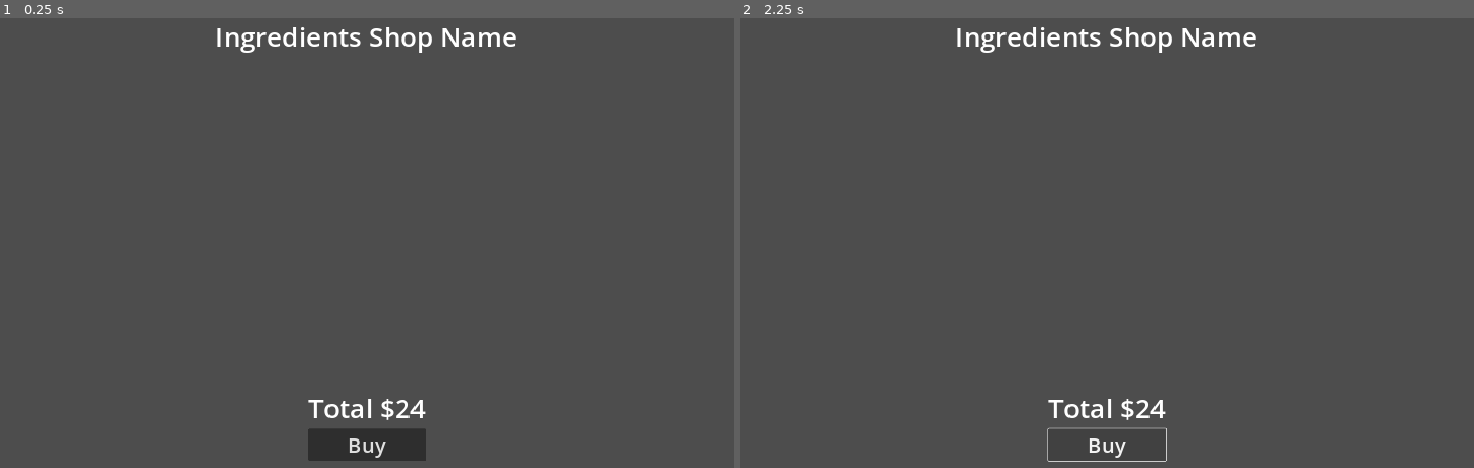
Above: before the commit, frames 1-2 (left to right).
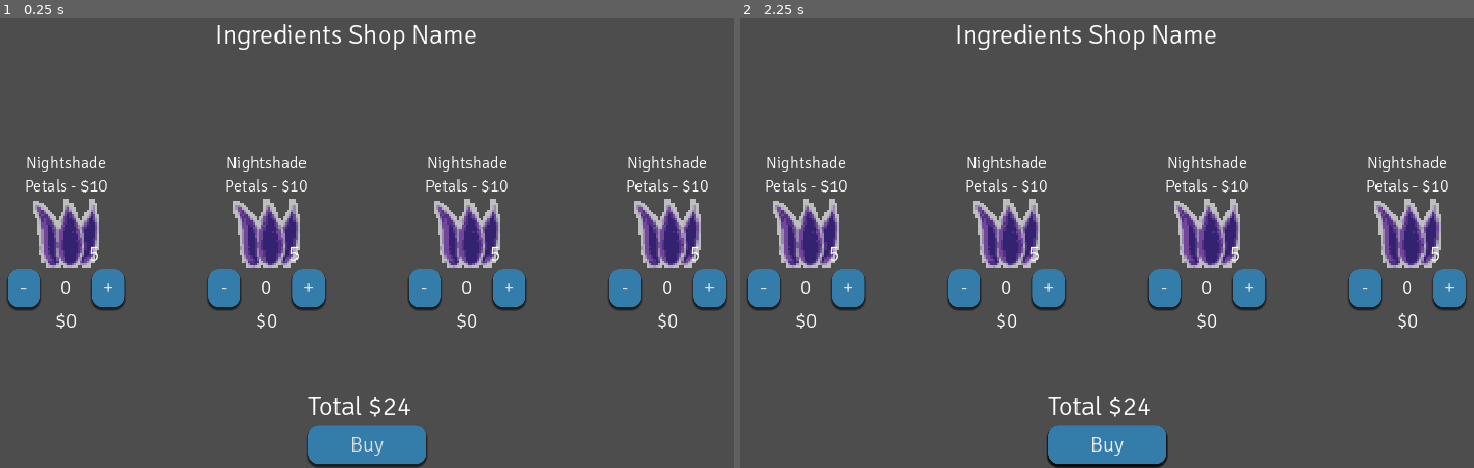
Above: after the commit, the same moments.

Repository: HuskyGameDev/2024s-team3
Game: Godot game, scene res://Scenes/Screens/NightShop/NightShop.tscn
Same seed, same stepped clock (60 frames per second), same inputs: the game is played once before the commit and once after it. This scene is started directly instead of the project's main scene.
Inputs (mouse positions are in pixels of both pictures, inside the frame that each line leads up to):
- Up to frame 1 (0.25 s): no input
- Up to frame 2 (2.25 s): click (762, 288) at 0.5 s, where only the run after the commit has a clickable "-"; click (850, 288) at 1.25 s, where only the run after the commit has a clickable "+"; click "Buy" at 2 s

The runs differ from the first frame. In frame 1, 11% of the frame differs, in the area x 0-100%, y 1-100%; in frame 2, 11%.

Commit message:
ingredient child scene setup

Diff:
--- a/Assets/Themes/NightMenuTheme.tres
+++ b/Assets/Themes/NightMenuTheme.tres
@@ -35,6 +35,9 @@
 shadow_size = 5
 shadow_offset = Vector2(0, 5)
 
+[sub_resource type="StyleBoxFlat" id="StyleBoxFlat_7vu7k"]
+bg_color = Color(0.6, 0.6, 0.6, 0)
+
 [resource]
 Button/fonts/font = ExtResource("1_bhdm5")
 Button/styles/focus = SubResource("StyleBoxFlat_fui6b")
@@ -42,3 +45,4 @@
 Button/styles/normal = SubResource("StyleBoxFlat_fui6b")
 Button/styles/pressed = SubResource("StyleBoxFlat_h1blo")
 Label/fonts/font = ExtResource("1_bhdm5")
+PanelContainer/styles/panel = SubResource("StyleBoxFlat_7vu7k")
--- a/Scenes/Screens/NightShop/NightShop.tscn
+++ b/Scenes/Screens/NightShop/NightShop.tscn
@@ -1,6 +1,7 @@
-[gd_scene load_steps=2 format=3 uid="uid://d2j3rg4f5xnau"]
+[gd_scene load_steps=3 format=3 uid="uid://d2j3rg4f5xnau"]
 
 [ext_resource type="Script" path="res://Scripts/nightShop.gd" id="1_0wg31"]
+[ext_resource type="Theme" uid="uid://c4l3g5vcxwkhn" path="res://Assets/Themes/NightMenuTheme.tres" id="1_lylop"]
 
 [node name="NightShop" type="Control"]
 layout_mode = 3
@@ -9,6 +10,7 @@
 anchor_bottom = 1.0
 grow_horizontal = 2
 grow_vertical = 2
+theme = ExtResource("1_lylop")
 script = ExtResource("1_0wg31")
 
 [node name="ShopNameLabel" type="Label" parent="."]
@@ -45,3 +47,15 @@
 layout_mode = 2
 theme_override_font_sizes/font_size = 50
 text = "Buy"
+
+[node name="OfferingsHBox" type="HBoxContainer" parent="."]
+layout_mode = 1
+anchors_preset = 14
+anchor_top = 0.5
+anchor_right = 1.0
+anchor_bottom = 0.5
+offset_top = -217.0
+offset_bottom = 217.0
+grow_horizontal = 2
+grow_vertical = 2
+alignment = 1
--- a/Scenes/Screens/NightShop/NightShopIngredient.tscn
+++ b/Scenes/Screens/NightShop/NightShopIngredient.tscn
@@ -1,53 +1,73 @@
-[gd_scene load_steps=2 format=3 uid="uid://dri47pkc6vp4w"]
+[gd_scene load_steps=4 format=3 uid="uid://dri47pkc6vp4w"]
 
-[ext_resource type="Texture2D" uid="uid://cpiu2shqy8d6l" path="res://Assets/Sprites/Ingredient Default.png" id="1_wskf1"]
+[ext_resource type="Theme" uid="uid://c4l3g5vcxwkhn" path="res://Assets/Themes/NightMenuTheme.tres" id="1_egalq"]
+[ext_resource type="Texture2D" uid="uid://bgr0j54ert0ee" path="res://Assets/Sprites/Ingredients/pine_resin.png" id="2_o2tt0"]
+[ext_resource type="Script" path="res://Scripts/nightShopIngredient.gd" id="2_xan1k"]
 
-[node name="NightShopIngredient" type="Control"]
-layout_mode = 3
-anchors_preset = 15
-anchor_right = 1.0
-anchor_bottom = 1.0
-grow_horizontal = 2
-grow_vertical = 2
+[node name="NightShopIngredient" type="VBoxContainer"]
+custom_minimum_size = Vector2(280, 0)
+offset_right = 290.0
+offset_bottom = 431.0
+size_flags_horizontal = 6
+size_flags_vertical = 6
+theme = ExtResource("1_egalq")
+alignment = 1
+script = ExtResource("2_xan1k")
 
-[node name="VBoxContainer" type="VBoxContainer" parent="."]
-layout_mode = 0
-offset_right = 40.0
-offset_bottom = 40.0
+[node name="NameLabel" type="Label" parent="."]
+layout_mode = 2
+theme_override_font_sizes/font_size = 40
+text = "Sunflower Seeds - $3"
+horizontal_alignment = 1
+autowrap_mode = 3
 
-[node name="NameLabel" type="Label" parent="VBoxContainer"]
+[node name="ImageMargin" type="MarginContainer" parent="."]
 layout_mode = 2
-text = "Sunflower Seeds - $3"
+theme_override_constants/margin_left = 60
+theme_override_constants/margin_right = 60
 
-[node name="TextureRect" type="TextureRect" parent="VBoxContainer"]
+[node name="ImageContainer" type="PanelContainer" parent="ImageMargin"]
 layout_mode = 2
-texture = ExtResource("1_wskf1")
+
+[node name="TextureRect" type="TextureRect" parent="ImageMargin/ImageContainer"]
+layout_mode = 2
+texture = ExtResource("2_o2tt0")
 expand_mode = 5
-stretch_mode = 6
+stretch_mode = 5
 
-[node name="AmountForSaleLabel" type="Label" parent="VBoxContainer"]
+[node name="AmountForSaleLabel" type="Label" parent="ImageMargin/ImageContainer"]
 layout_mode = 2
 size_flags_horizontal = 8
+size_flags_vertical = 8
+theme_override_font_sizes/font_size = 48
 text = "5"
 horizontal_alignment = 2
 
-[node name="AmountHBox" type="HBoxContainer" parent="VBoxContainer"]
+[node name="AmountHBox" type="HBoxContainer" parent="."]
+layout_mode = 2
+
+[node name="DecreaseButton" type="Button" parent="AmountHBox"]
+layout_mode = 2
+size_flags_horizontal = 3
+theme_override_font_sizes/font_size = 48
+text = "-"
+
+[node name="QuantityLabel" type="Label" parent="AmountHBox"]
+layout_mode = 2
+size_flags_horizontal = 3
+size_flags_stretch_ratio = 1.5
+theme_override_font_sizes/font_size = 48
+text = "0"
+horizontal_alignment = 1
+
+[node name="IncreaseButton" type="Button" parent="AmountHBox"]
+layout_mode = 2
+size_flags_horizontal = 3
+theme_override_font_sizes/font_size = 48
+text = "+"
+
+[node name="TotalCostLabel" type="Label" parent="."]
 layout_mode = 2
 size_flags_horizontal = 4
-
-[node name="DecreaseButton" type="Button" parent="VBoxContainer/AmountHBox"]
-layout_mode = 2
-text = "-"
-
-[node name="QuantityLabel" type="Label" parent="VBoxContainer/AmountHBox"]
-layout_mode = 2
-text = "0"
-
-[node name="IncreaseButton" type="Button" parent="VBoxContainer/AmountHBox"]
-layout_mode = 2
-text = "+"
-
-[node name="TotalCostLabel" type="Label" parent="VBoxContainer"]
-layout_mode = 2
-size_flags_horizontal = 4
+theme_override_font_sizes/font_size = 48
 text = "$0"
--- a/Scripts/nightShop.gd
+++ b/Scripts/nightShop.gd
@@ -1,7 +1,11 @@
 extends Node
 
+var offeringScene = preload("res://Scenes/Screens/NightShop/NightShopIngredient.tscn")
 
 func _ready():
 	var shopOfferings = PlayerData.save.currentLocation.get_shop_offerings(4)
+	var hbox = $"OfferingsHBox"
 	for i in shopOfferings:
-		print(i)
+		var newOffering = offeringScene.instantiate()
+		newOffering.call("setData", i)
+		hbox.add_child(newOffering)
--- /dev/null
+++ b/Scripts/nightShopIngredient.gd
@@ -0,0 +1,16 @@
+extends Node
+
+var cost:int
+var quantity:int
+var item
+
+func setData(offering:Dictionary):
+	self.cost = offering.get("cost")
+	self.quantity = offering.get("quantity")
+	self.item = offering.get("item")
+	_updateLabels()
+
+func _updateLabels():
+	$"NameLabel".text = item.name + " - $" + str(cost)
+	$"ImageMargin/ImageContainer/AmountForSaleLabel".text = str(quantity)
+	$"ImageMargin/ImageContainer/TextureRect".texture = item.image
Not shown: 1 places in Assets/Themes/NightMenuTheme.tres that only renumber resources
